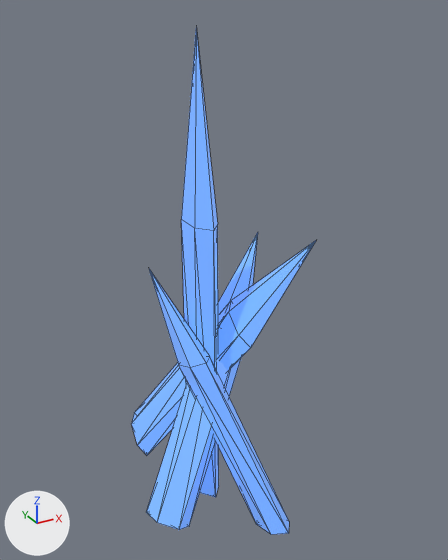
One commit to the glTF model public/models/props/cryst5.glb: the scene before it, then after it.
Both versions are drawn from a camera (50 mm lens) standing at (-9.15, -18.31, 19.72) and looking at (1.06, 0.25, 10.44). Every picture has the same lights, and +X, +Y and +Z are marked at lower left. The picture after the commit comes second. Mesh edges are drawn as thin lines. Vertices at exactly the same position are counted once.

Names of what the first picture shows: 'shard'.
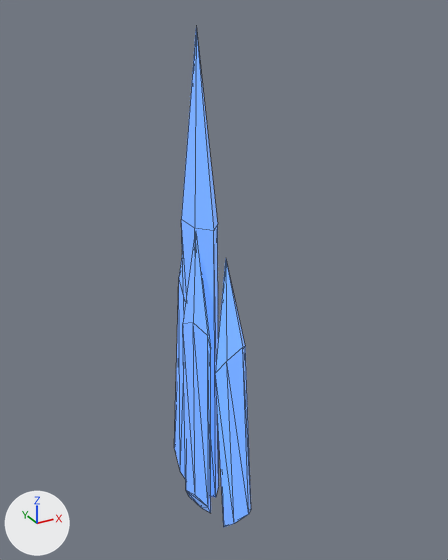
What differs and where, as boxes (x1, y1, x2, y2) in the pictures (448 x 560 px; the box of a moved part takes in the faces that stretch with it):
'shard', reshaped (58% narrower)
    before: (131, 30, 316, 535)
    after: (174, 30, 251, 527)
part 1 of me_shard, moved or reshaped
    before: (131, 233, 316, 535)
    after: (174, 244, 251, 527)

Edits to the bpy script that builds the scene:
```text
Change me_shard:
    used by ob_shard; location = (0.0, 0.0, 0.0)
    remove me_shard.from_pydata(...)  # 52 vertices, 88 faces; spans x -2.9..3.5, y -4.4..4.9, z 0.9..19.2
    add me_shard.from_pydata(...)  # 52 vertices, 88 faces; spans x -0.9..0.8, y -2.8..2.8, z 0.0..19.2
    me_shard part 1: 39 of 52 vertices moved; they spanned x -2.9..3.5, y -4.4..4.9, z 0.9..12.7 and now span x -0.9..0.8, y -2.8..2.8, z 0.0..14.4; mean shift (-0.1, 0.0, 0.1); largest move (2.9, -2.8, 12.7) -> (0.2, 0.8, 14.4)
```
